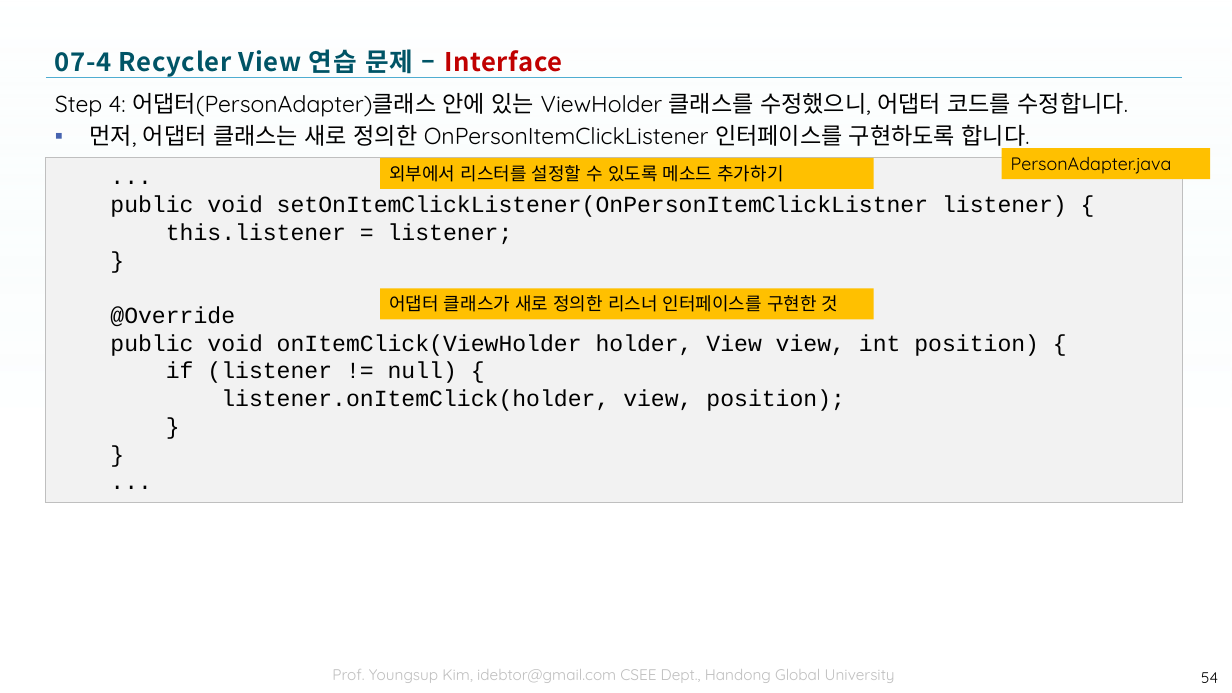
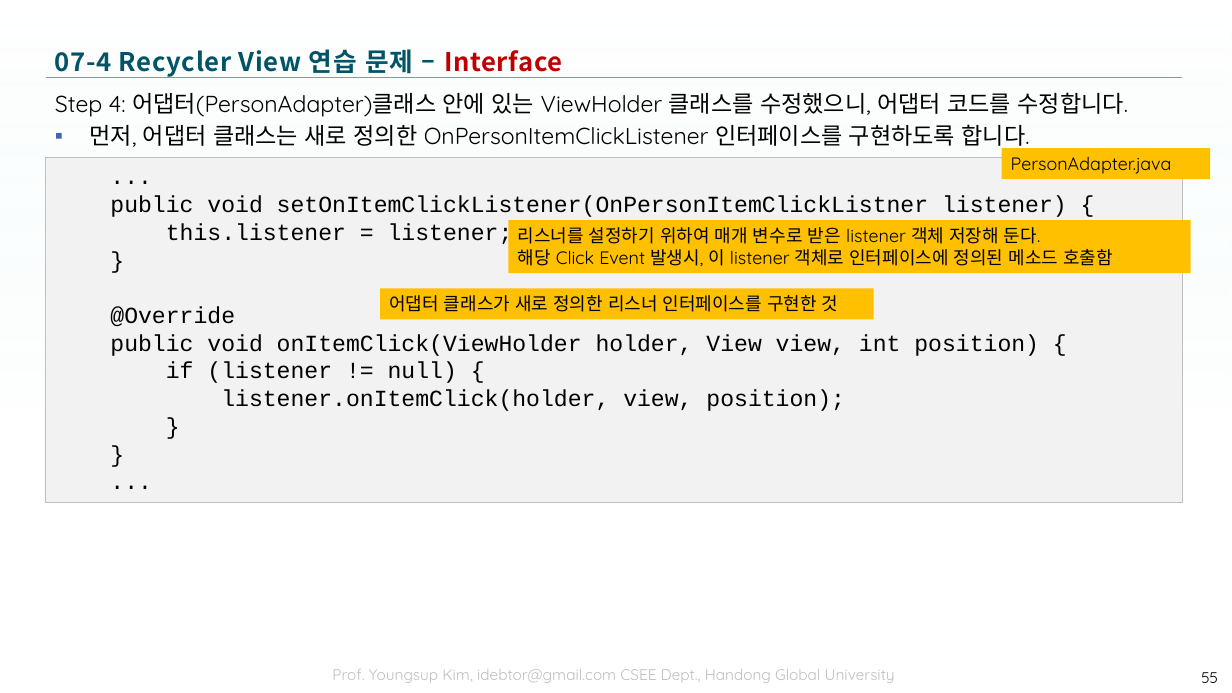
Before and after one commit to tae7841/HuStarAS, a slide deck: slide 55 of ppts/07Widget.pptx (slide 54 before the commit). Drawn at 1232x693 pixels with LibreOffice and Linux fonts; fonts in the diff are those of the drawing; background and template pictures are left out. Boxes give left, top, right and bottom in pixels: in the first picture for what was removed or moved away, otherwise in the second. Text is boxed around its words. In the diff, an @@ line names an element or a change of style, - is before the commit and + after.

```diff
--- a/ppts/07Widget.pptx
+++ b/ppts/07Widget.pptx
@@ rectangle "리스너를 설정하기 위하여 매개 변수로 ...": place and size @@
-rectangle "리스너를 설정하기 위하여 매개 변수로 ..." at [380,158,873,189]
+rectangle "리스너를 설정하기 위하여 매개 변수로 ..." at [508,220,1190,273]
@@ text in rectangle at [518,227,1113,266]: text changed @@
-외부에서 리스터를 설정할 수 있도록 메소드 추가하기
+리스너를 설정하기 위하여 매개 변수로 받은 listener 객체 저장해 둔다.
+해당 Click Event 발생시, 이 listener 객체로 인터페이스에 정의된 메소드 호출함
@@ page number at [1201,672,1218,683]: text changed @@
-54
+55
```
Also in this commit, not shown: 13 other slides changed, 1 slide added, 1 other file.
